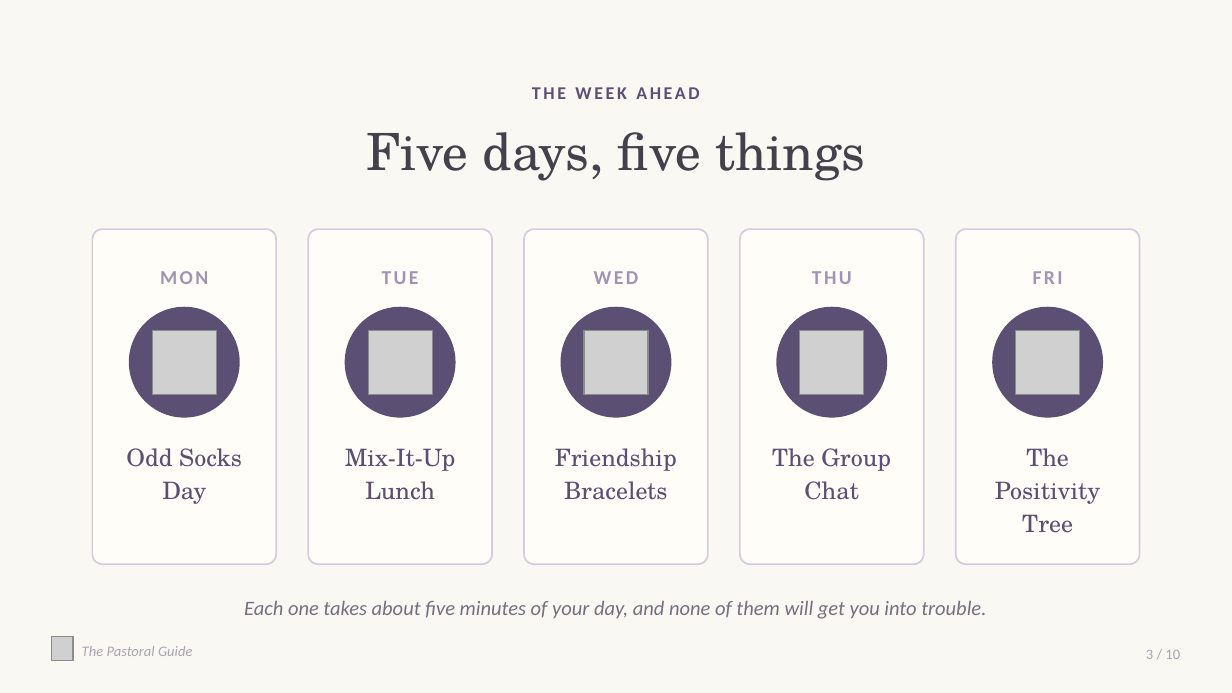
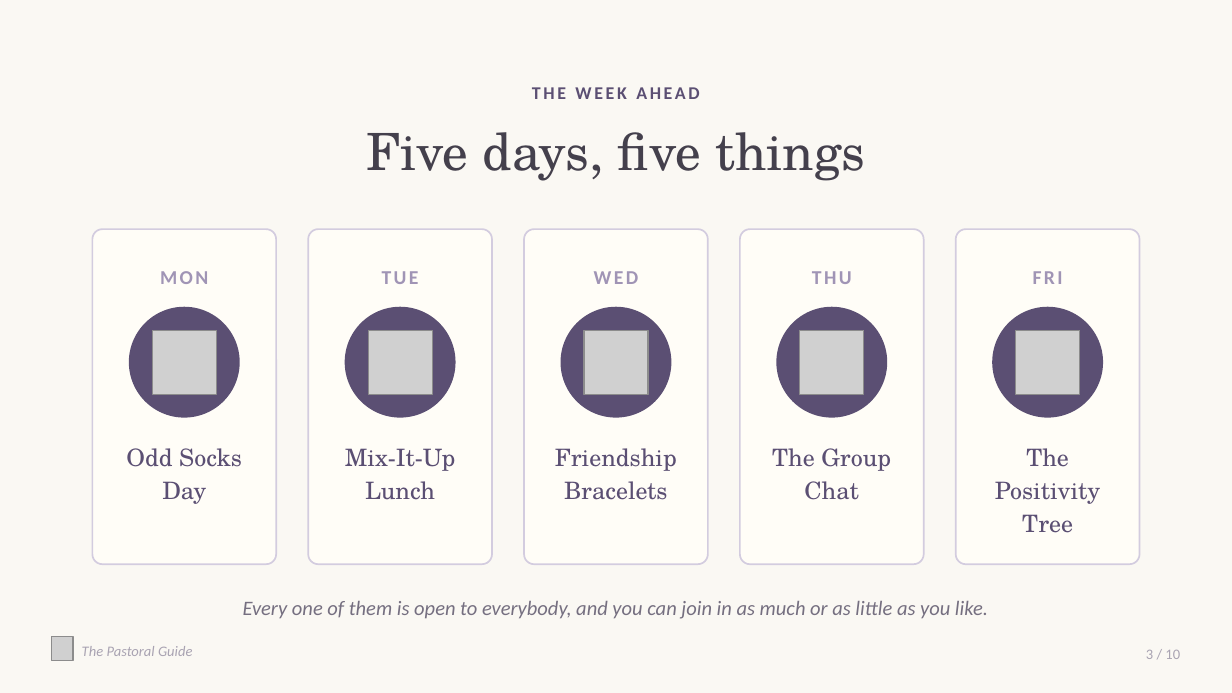
Before and after one commit to thepastoralguide/thepastoralguide.github.io, a slide deck: slide 3 of assemblies-and-events/anti-bullying-week/downloads/Anti_Bullying_Week.pptx. Drawn at 1232x693 pixels with LibreOffice and Linux fonts; fonts in the diff are those of the drawing; grey boxes stand for pictures. Boxes give left, top, right and bottom in pixels: in the first picture for what was removed or moved away, otherwise in the second. Text is boxed around its words. In the diff, an @@ line names an element or a change of style, - is before the commit and + after.

Commit message:
Fix wording in Anti-Bullying Week deck, pack, page and cards

```diff
--- a/assemblies-and-events/anti-bullying-week/downloads/Anti_Bullying_Week.pptx
+++ b/assemblies-and-events/anti-bullying-week/downloads/Anti_Bullying_Week.pptx
@@ text at (x1=243, y1=601, x2=988, y2=619): text changed @@
-Each one takes about five minutes of your day, and none of them will get you into trouble.
+Every one of them is open to everybody, and you can join in as much or as little as you like.
```
Also in this commit, not shown: 7 other slides changed, 10 other files.
